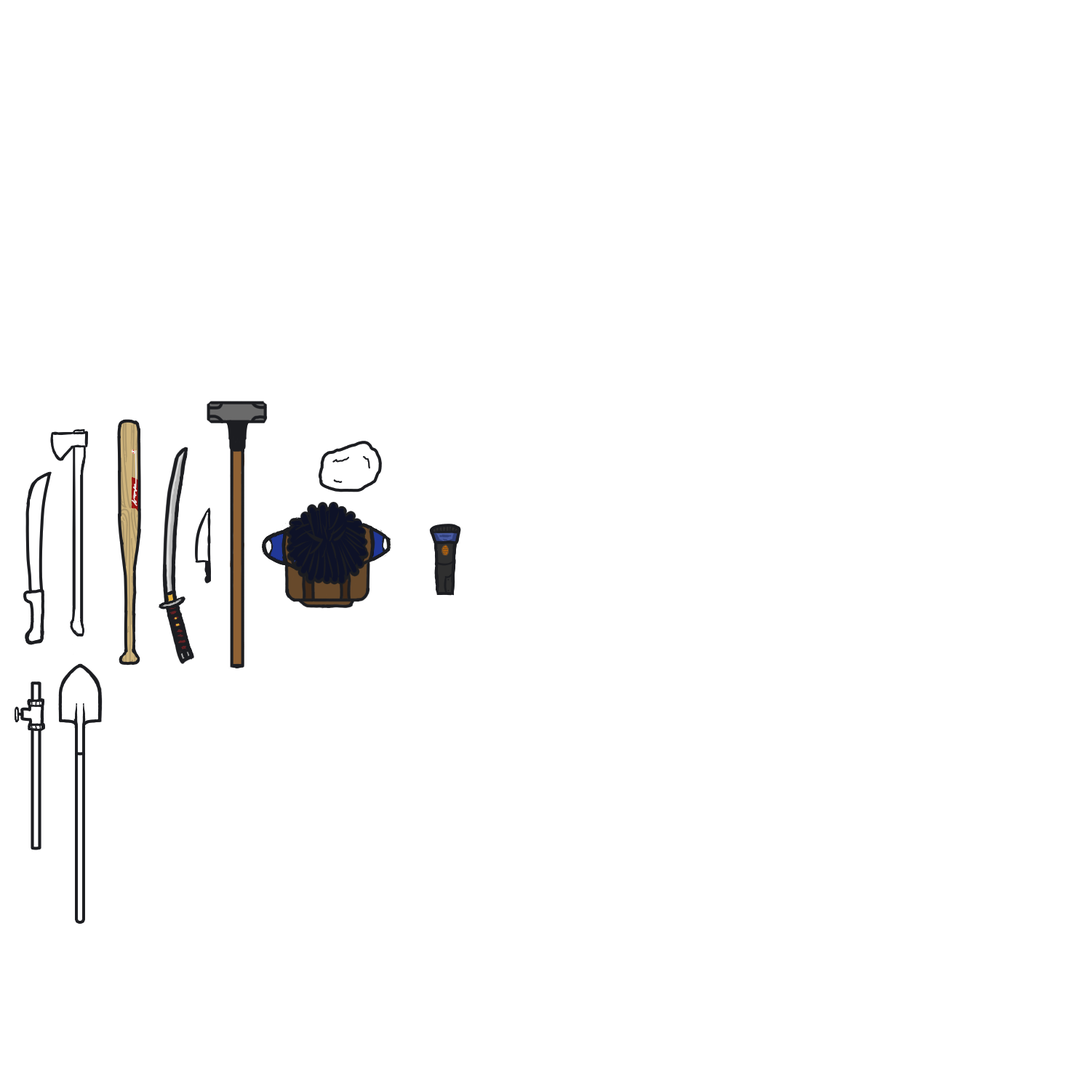
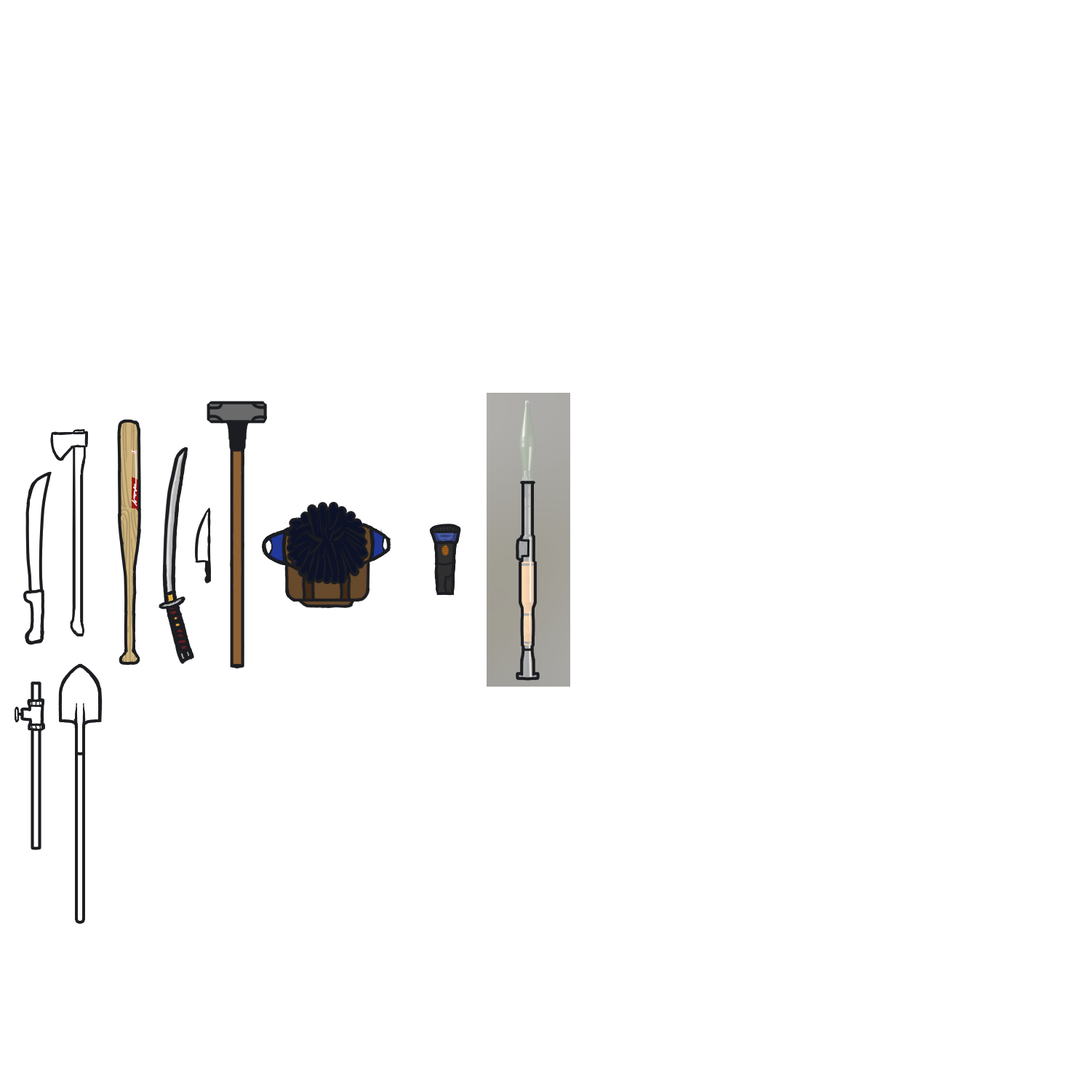
Layers edited between the first and the second 1091x1091 image:
painted on "Pipe" over [317, 392, 571, 687]
hid "BigRock" over [317, 440, 383, 493]
added layer "Paint Layer 16" in group "Items" over [512, 465, 559, 687]
added layer "Paint Layer 16 (pasted)" (42%) in group "Items" over [486, 392, 571, 687]
